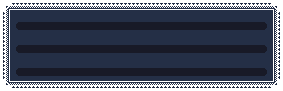
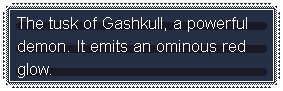
Revision of a layered 283 x 91 image; what changed, layer by layer:
added layer "EN" above "JP" over [17, 17, 247, 78]
